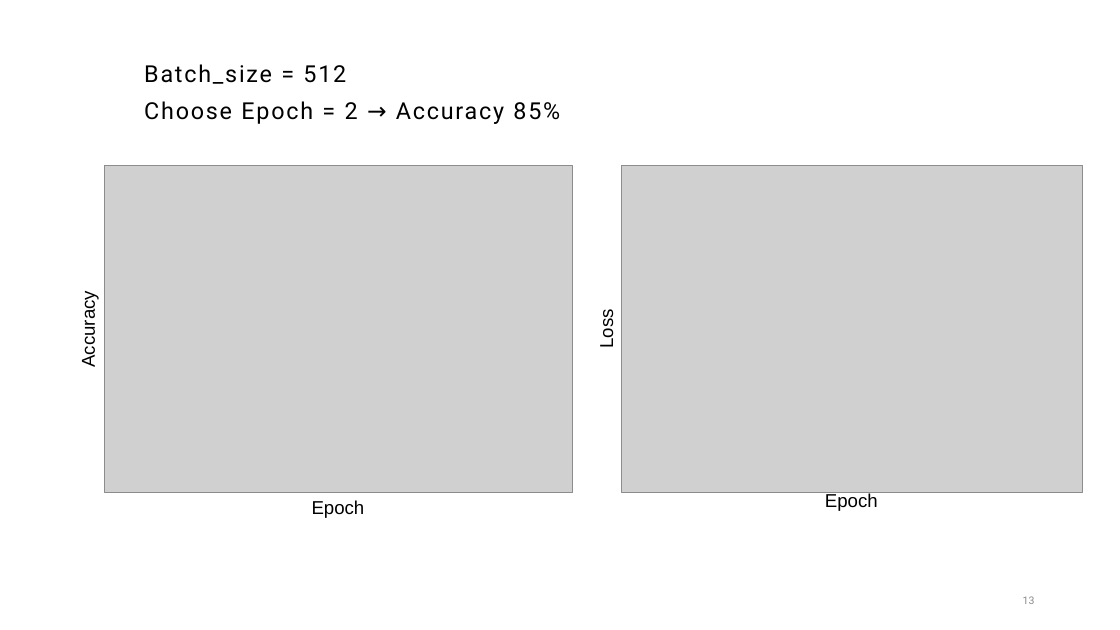
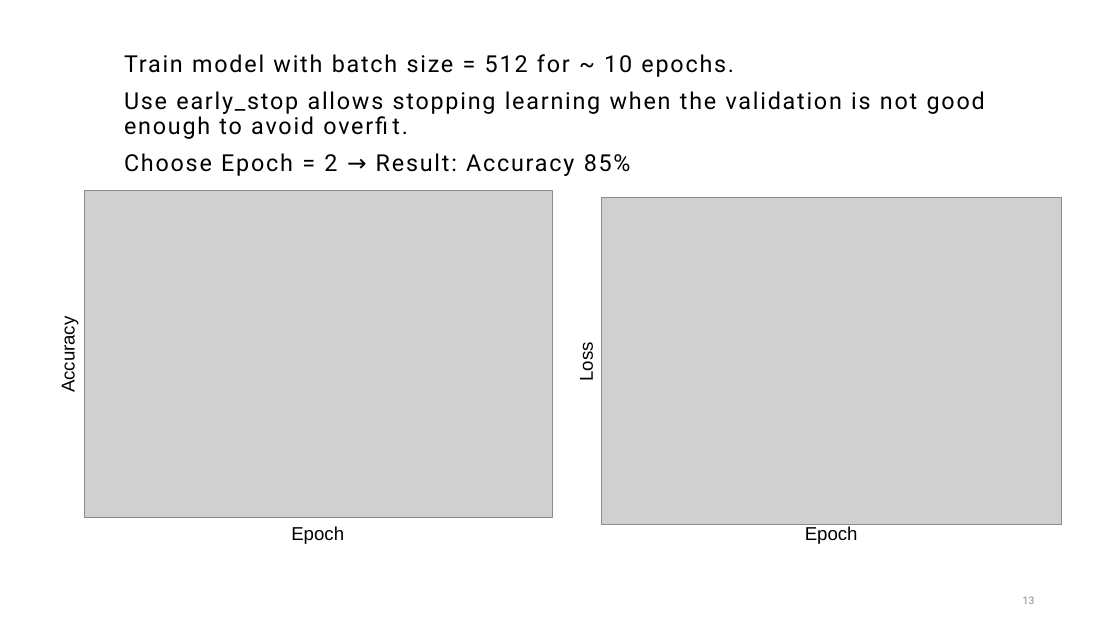
Before and after one commit to ngannk92/tweet_sentiment, a slide deck: slide 13 of tweet sentiment.pptx. Drawn at 1120x630 pixels with LibreOffice and Linux fonts; fonts in the diff are those of the drawing; grey boxes stand for pictures. Boxes give left, top, right and bottom in pixels: in the first picture for what was removed or moved away, otherwise in the second. Text is boxed around its words. In the diff, an @@ line names an element or a change of style, - is before the commit and + after.

```diff
--- a/tweet sentiment.pptx
+++ b/tweet sentiment.pptx
@@ text at [124,54,985,176]: text changed @@
-Batch_size = 512
-Choose Epoch = 2 → Accuracy 85%
+Train model with batch size = 512 for ~ 10 epochs.
+Use early_stop allows stopping learning when the validation is not good enough to avoid overfit.
+Choose Epoch = 2 → Result: Accuracy 85%
@@ picture: place and size @@
-picture at [622,166,1082,492]
+picture at [602,198,1062,525]
@@ 2 texts, 1 picture: place and size @@
-2 texts, 1 picture at [78,166,572,518]
+2 texts, 1 picture at [58,191,552,544]
@@ text "Loss": place and size @@
-text "Loss" at [596,312,617,347]
+text "Loss" at [576,345,597,380]
@@ text "Epoch": place and size @@
-text "Epoch" at [825,493,878,511]
+text "Epoch" at [805,526,858,544]
```
Also in this commit, not shown: 3 other slides changed, 1 slide added.
